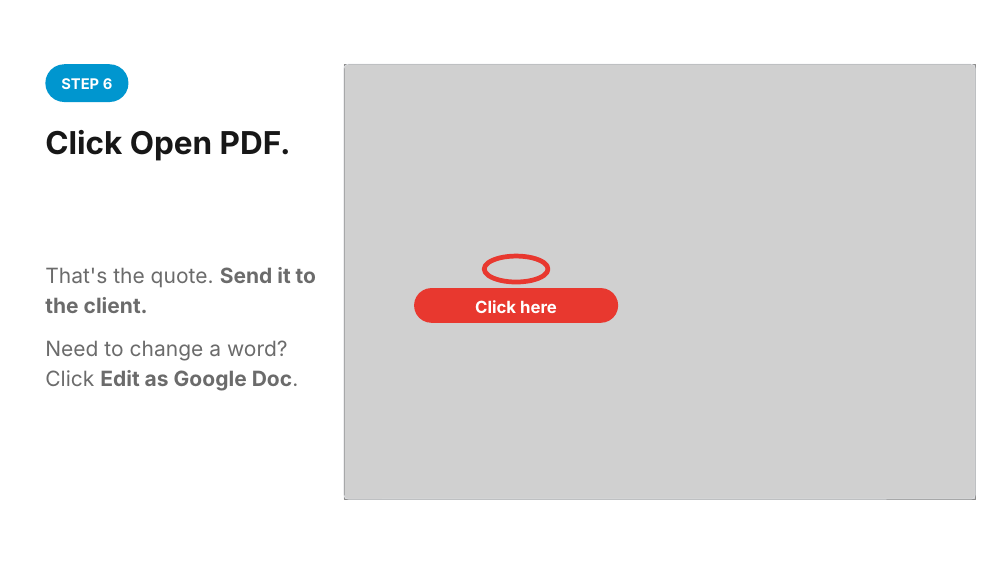
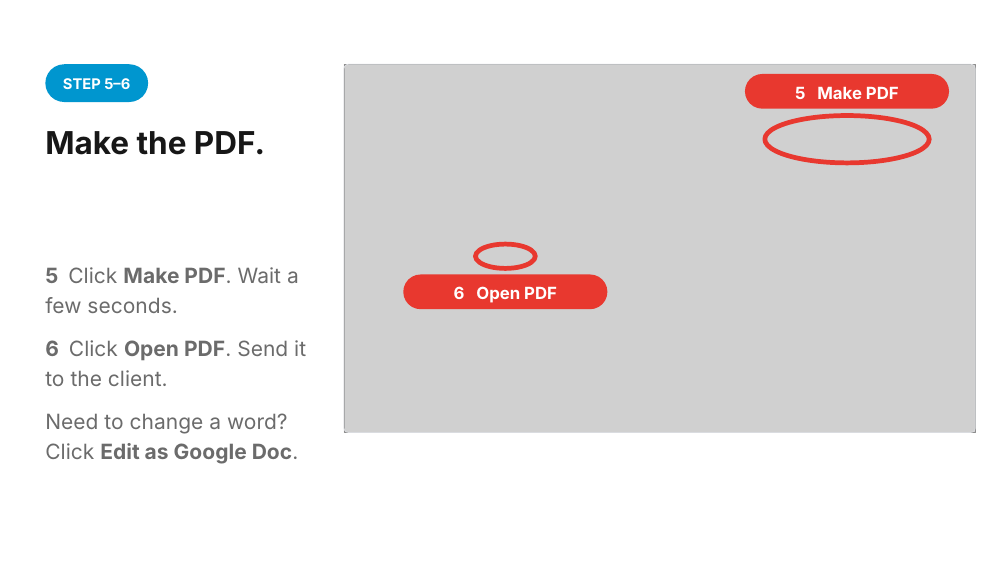
Before and after one commit to juandangooo/ok, a slide deck: slide 4 of one-pager/guide/How-to-Make-a-Quote.pptx (slide 8 before the commit). Drawn at 1008x567 pixels with LibreOffice and Linux fonts; fonts in the diff are those of the drawing; grey boxes stand for pictures. Boxes give left, top, right and bottom in pixels: in the first picture for what was removed or moved away, otherwise in the second. Text is boxed around its words. In the diff, an @@ line names an element or a change of style, - is before the commit and + after.

```diff
--- a/one-pager/guide/How-to-Make-a-Quote.pptx
+++ b/one-pager/guide/How-to-Make-a-Quote.pptx
@@ rounded rectangle: place and size @@
-rounded rectangle at [45,64,129,102]
+rounded rectangle at [45,64,148,102]
@@ text at [63,78,130,89]: text changed @@
-STEP 6
+STEP 5–6
@@ picture: place and size @@
-picture at [344,64,975,499]
+picture at [344,64,975,433]
@@ rounded rectangle: place and size @@
-rounded rectangle at [344,64,975,499]
+rounded rectangle at [344,64,975,433]
@@ rounded rectangle at [344,64,975,433]: proportions changed @@
@@ rounded rectangle added at [745,74,949,109], fill #E8382F @@
@@ text added at [795,86,899,99], 16 pt, text #FFFFFF, bold @@
+5 Make PDF
@@ ellipse added at [765,116,929,163], outline #E8382F 4.5 pt @@
@@ text at [45,131,265,155]: text changed @@
-Click Open PDF.
+Make the PDF.
@@ text at [45,267,306,386]: text changed; bold off @@
-That's the quote. Send it to the client.
+5 Click Make PDF. Wait a few seconds.
+6 Click Open PDF. Send it to the client.
@@ ellipse: place and size @@
-ellipse at [485,256,548,282]
+ellipse at [476,244,535,268]
@@ rounded rectangle: place and size @@
-rounded rectangle at [414,288,619,323]
+rounded rectangle at [403,274,607,309]
@@ text added at [454,286,557,303], 16 pt, text #FFFFFF, bold @@
+6 Open PDF
@@ text removed at [475,300,557,313] @@
-Click here
```
Also in this commit, not shown: 2 other slides changed, 3 slides added, 11 slides removed, 19 other files.
